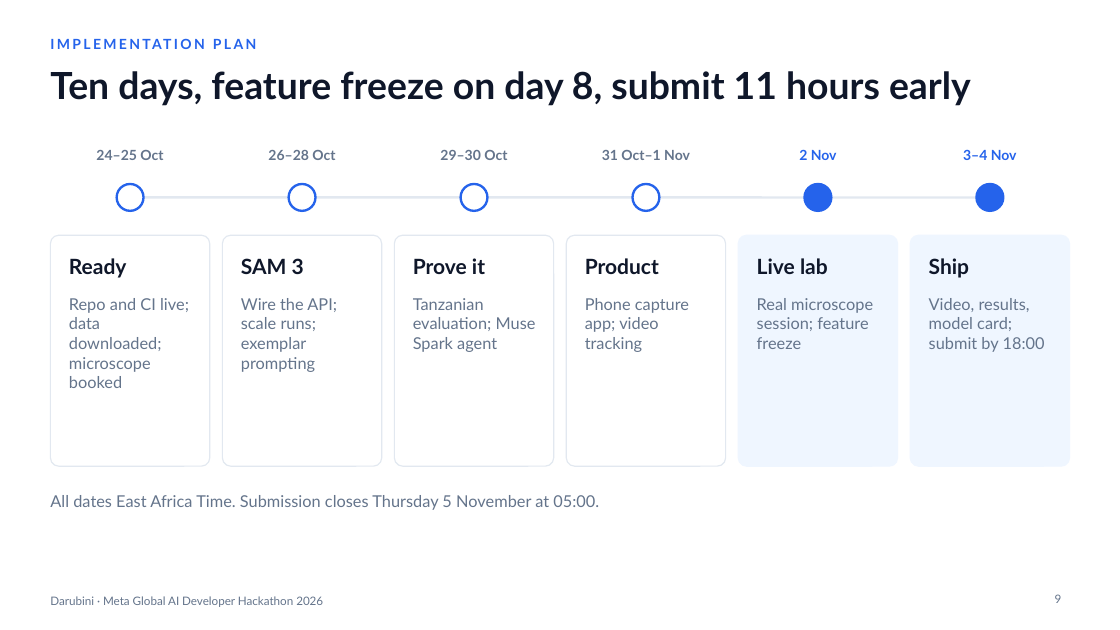
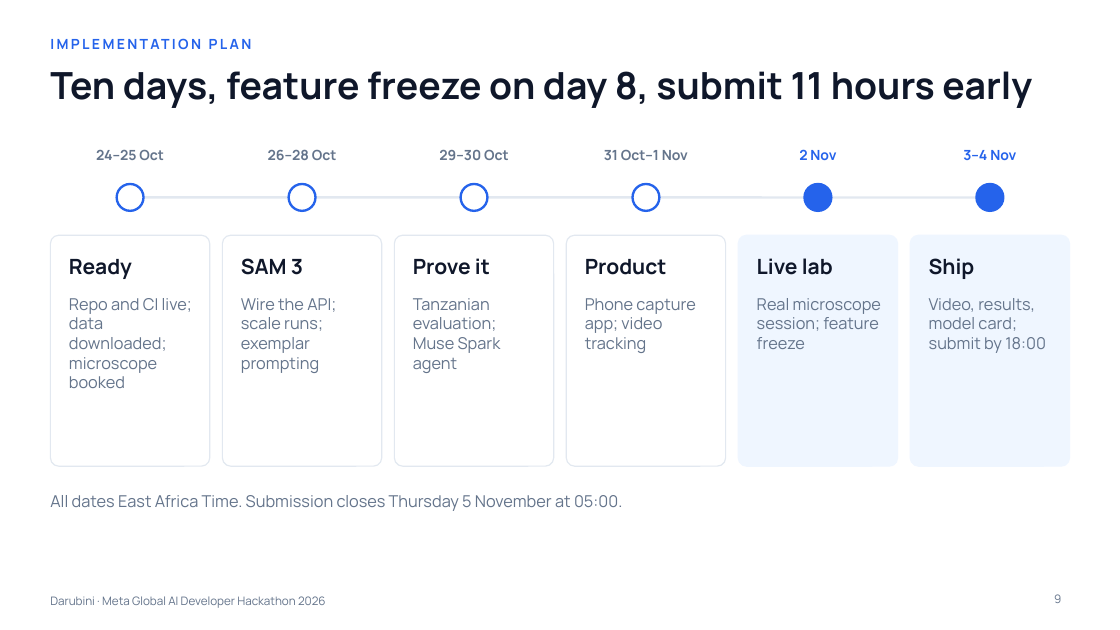
Before and after one commit to albertmwangwa/darubini, a slide deck: slide 9 of docs/proposal/Darubini-Proposal.pptx. Drawn at 1120x630 pixels with LibreOffice and Linux fonts; fonts in the diff are those of the drawing. Boxes give left, top, right and bottom in pixels: in the first picture for what was removed or moved away, otherwise in the second. Text is boxed around its words. In the diff, an @@ line names an element or a change of style, - is before the commit and + after.

```diff
--- a/docs/proposal/Darubini-Proposal.pptx
+++ b/docs/proposal/Darubini-Proposal.pptx
@@ font Lato to Manrope in 22 elements at [50,35,807,62], [50,71,1032,108], [96,150,164,160], [69,259,132,279], [69,298,192,388], [268,150,337,160], [241,258,303,275], [241,298,336,373], [439,150,509,160], [413,258,490,275], [413,298,501,373], [604,150,688,160], [585,259,667,275], [585,298,695,353], [799,149,836,160], [757,258,833,275], [757,298,881,349], [963,150,1016,160], [929,258,975,279], [929,298,1046,353], [50,495,622,511], [50,596,326,608] @@
```
Also in this commit, not shown: 11 other slides changed, 1 other file.
